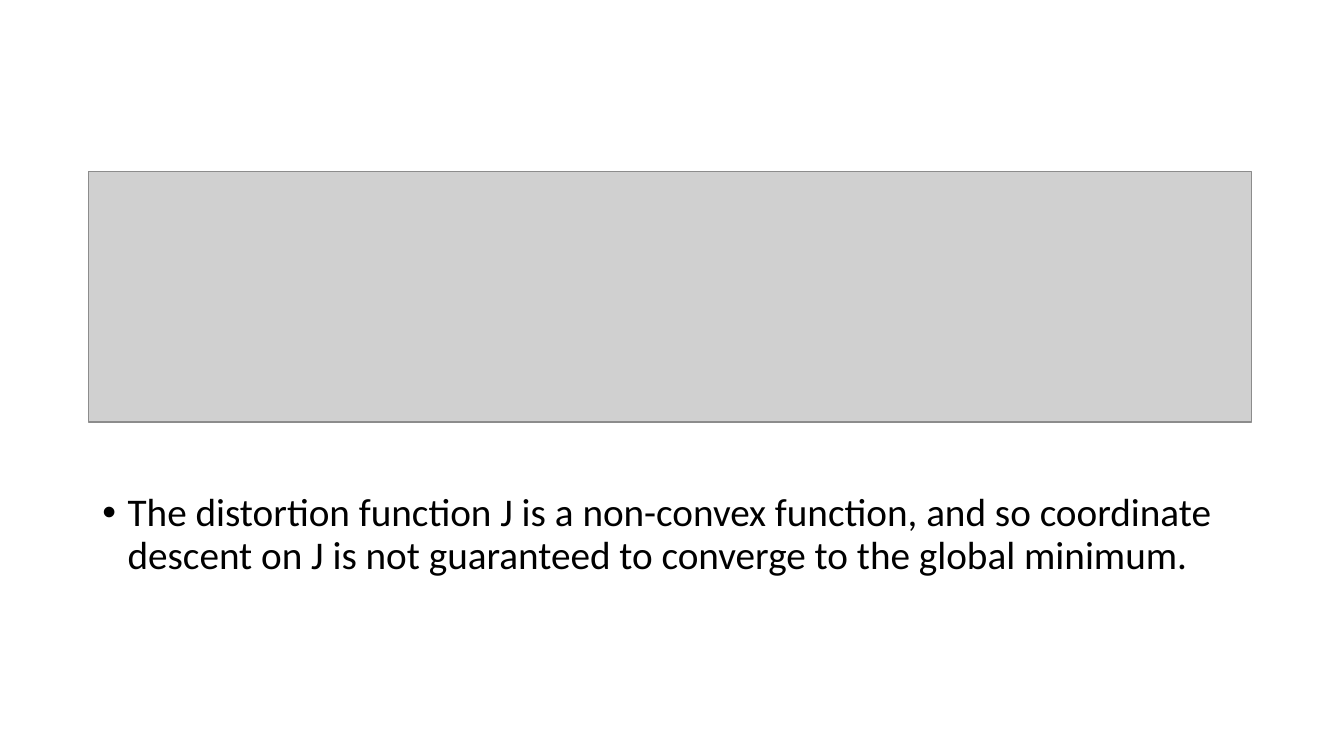
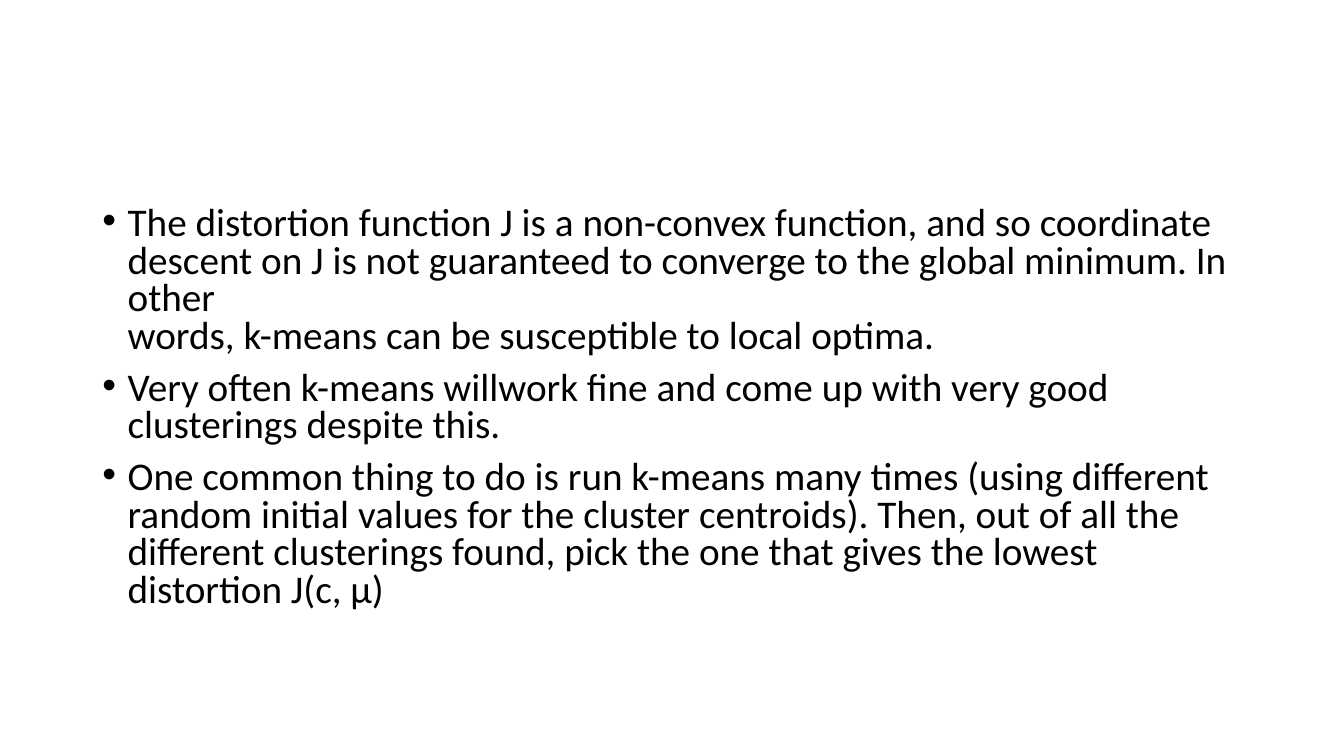
Before and after one commit to 328697760/machine-learning, a slide deck: slide 5 of classic machine learning/团队讲解课件/kmeans.pptx (slide 4 before the commit). Drawn at 1344x756 pixels with LibreOffice and Linux fonts; fonts in the diff are those of the drawing; grey boxes stand for pictures. Boxes give left, top, right and bottom in pixels: in the first picture for what was removed or moved away, otherwise in the second. Text is boxed around its words. In the diff, an @@ line names an element or a change of style, - is before the commit and + after.

```diff
--- a/classic machine learning/团队讲解课件/kmeans.pptx
+++ b/classic machine learning/团队讲解课件/kmeans.pptx
@@ picture removed at [89, 171, 1251, 422] @@
@@ text at [128, 208, 1226, 610]: text changed @@
-• The distortion function J is a non-convex function, and so coordinate
-  descent on J is not guaranteed to converge to the global minimum.
+• The distortion function J is a non-convex function, and so coordinate
+  descent on J is not guaranteed to converge to the global minimum. In other
+  words, k-means can be susceptible to local optima.
+• Very often k-means willwork fine and come up with very good clusterings despite this.
+• One common thing to do is run k-means many times (using different random initial values for the cluster centroids). Then, out of all the different clusterings found, pick the one that gives the lowest distortion J(c, µ)
```
Also in this commit, not shown: 4 slides added, 8 slides removed, 5 other files.
